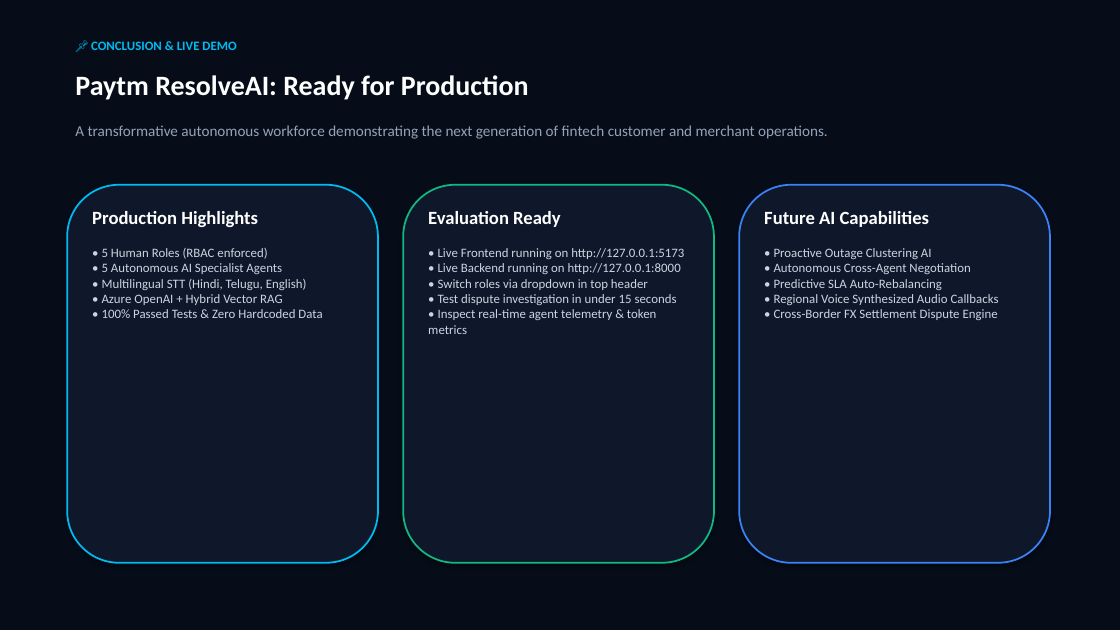
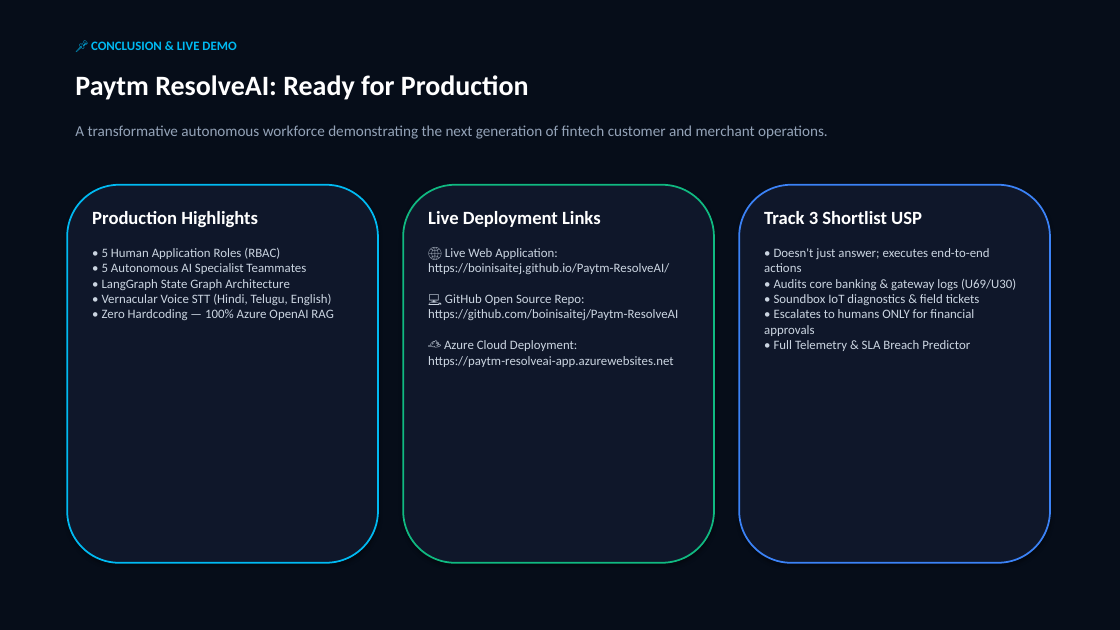
Before and after one commit to boinisaitej/Paytm-ResolveAI, a slide deck: slide 8 of Paytm_ResolveAI_Presentation.pptx. Drawn at 1120x630 pixels with LibreOffice and Linux fonts; fonts in the diff are those of the drawing. Boxes give left, top, right and bottom in pixels: in the first picture for what was removed or moved away, otherwise in the second. Text is boxed around its words. In the diff, an @@ line names an element or a change of style, - is before the commit and + after.

Commit message:
feat: add advanced AI intelligence engine (incident clustering, SLA forecaster, cross-agent negotiation), update presentation deck with live demo links for Track 3

```diff
--- a/Paytm_ResolveAI_Presentation.pptx
+++ b/Paytm_ResolveAI_Presentation.pptx
@@ text at bbox=[428, 211, 678, 367]: text changed @@
-Evaluation Ready
-• Live Frontend running on http://127.0.0.1:5173
-• Live Backend running on http://127.0.0.1:8000
-• Switch roles via dropdown in top header
-• Test dispute investigation in under 15 seconds
-• Inspect real-time agent telemetry & token metrics
+Live Deployment Links
+🌐 Live Web Application:
+https://boinisaitej.github.io/Paytm-ResolveAI/
+💻 GitHub Open Source Repo:
+https://github.com/boinisaitej/Paytm-ResolveAI
+☁️ Azure Cloud Deployment:
+https://paytm-resolveai-app.azurewebsites.net
@@ text at bbox=[764, 211, 1016, 351]: text changed @@
-Future AI Capabilities
-• Proactive Outage Clustering AI
-• Autonomous Cross-Agent Negotiation
-• Predictive SLA Auto-Rebalancing
-• Regional Voice Synthesized Audio Callbacks
-• Cross-Border FX Settlement Dispute Engine
+Track 3 Shortlist USP
+• Doesn't just answer; executes end-to-end actions
+• Audits core banking & gateway logs (U69/U30)
+• Soundbox IoT diagnostics & field tickets
+• Escalates to humans ONLY for financial approvals
+• Full Telemetry & SLA Breach Predictor
@@ text at bbox=[102, 248, 333, 320]: text changed @@
-• 5 Human Roles (RBAC enforced)
-• 5 Autonomous AI Specialist Agents
-• Multilingual STT (Hindi, Telugu, English)
-• Azure OpenAI + Hybrid Vector RAG
-• 100% Passed Tests & Zero Hardcoded Data
+• 5 Human Application Roles (RBAC)
+• 5 Autonomous AI Specialist Teammates
+• LangGraph State Graph Architecture
+• Vernacular Voice STT (Hindi, Telugu, English)
+• Zero Hardcoding — 100% Azure OpenAI RAG
```
Also in this commit, not shown: 1 slide added, 1 slide removed, 9 other files.
